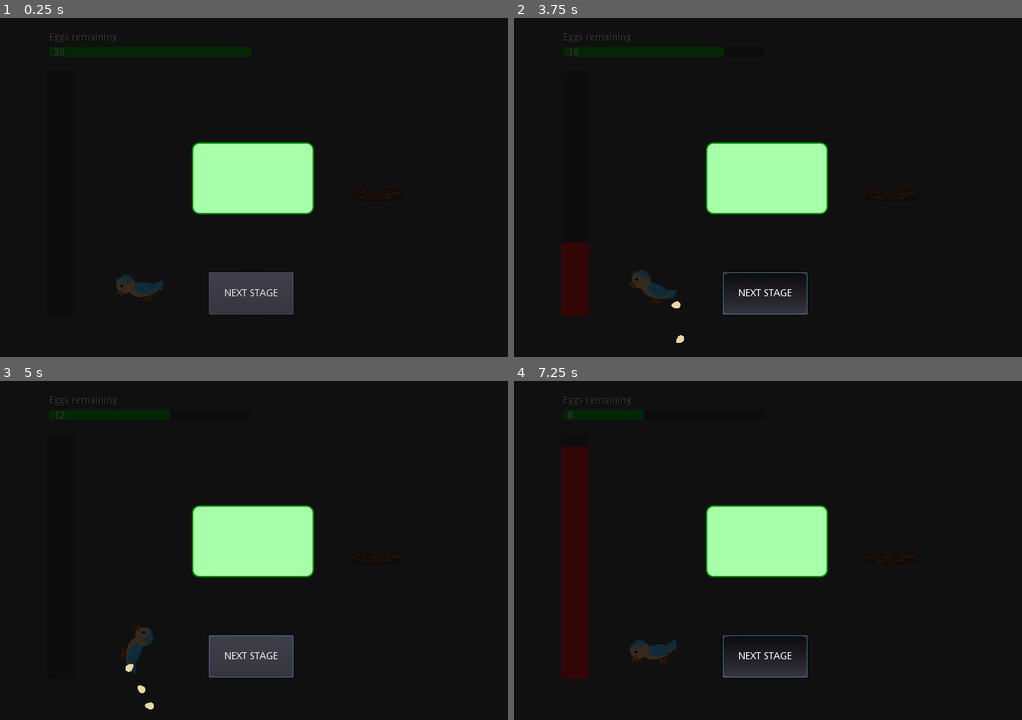
Above: before the commit, frames 1-4 (two rows, left to right).
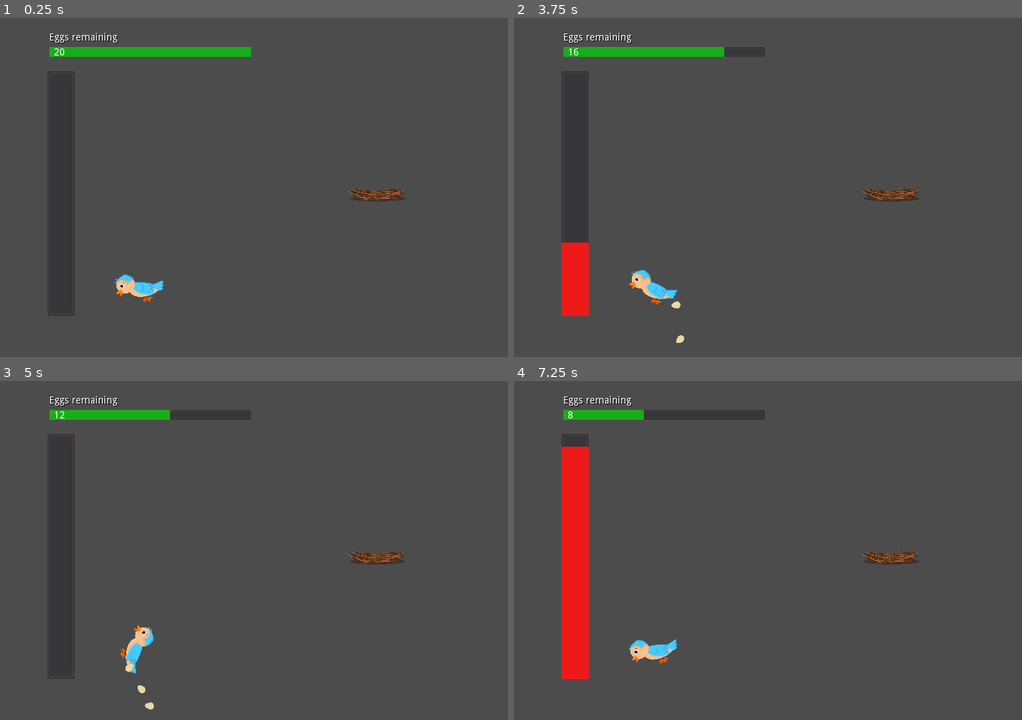
Above: after the commit, the same moments.

Repository: benfernandes/gamejam-august-2020
Game: Godot game, scene res://yeeter/yeeter.tscn
The game is run twice, just before and just after one commit, with the same random seed, the same clock (stepped at 60 frames per second) and the same inputs. This scene is started directly instead of the project's main scene.
Inputs (mouse positions are in pixels of both pictures, inside the frame that each line leads up to):
- Up to frame 1 (0.25 s): no input
- Up to frame 2 (3.75 s): click (762, 292) at 0.5 s, where only the run before the commit has a clickable "NEXT STAGE"; click (762, 292) at 1.25 s, where only the run before the commit has a clickable "NEXT STAGE"; tap Enter at 2 s; move the mouse to (879, 170) at 2.02 s; hold Right (ui_right) 2.03-2.78 s; hold Space (flap) 2.03-2.78 s; click (879, 170) at 2.17 s; move the mouse to (666, 204) at 2.77 s; hold Left (ui_left) 2.78-3.53 s; tap Space (flap) at 2.85, 3.02, 3.32 s; move the mouse to (818, 112) at 3.52 s; hold Right (ui_right) from 3.53 s (still down); hold Space (flap) from 3.53 s (still down)
- Up to frame 3 (5 s): keep holding Right (ui_right); move the mouse to (228, 618) at 4.27 s; release Space (flap) at 4.28 s; tap Space (flap) at 4.35, 4.52, 4.82 s; click (228, 618) at 4.42 s
- Up to frame 4 (7.25 s): move the mouse to (920, 601) at 5.02 s; release Right (ui_right) at 5.03 s; hold Space (flap) 5.03-5.78 s; hold Left (ui_left) from 5.03 s (still down); move the mouse to (615, 499) at 5.77 s; tap Space (flap) at 5.85, 6.02, 6.32 s; move the mouse to (793, 550) at 6.52 s; hold Space (flap) from 6.53 s (still down); click (793, 550) at 6.67 s

The runs differ from the first frame. In frame 1, 98% of the frame differs, in the area x 0-100%, y 0-100%; in frame 2, 100%; in frame 3, 98%; in frame 4, 100%.
Error in both runs: Invalid operands 'String' and 'Nil' in operator '+'. (res://yeeter/yeeter.gd:31)

Commit message:
Other various fixes

Diff:
--- a/Main.gd
+++ b/Main.gd
@@ -25,85 +25,86 @@
 	$EggYeeterButton.hide()
 	$FlappyBirdTextBox.hide()
 	$FlappyBirdButton.hide()
-	$EggHatchTextBox.hide()
 
 func _on_main_start_game():
-	start_flappy_bird()
+	start_flappy_scene()
 
-# Running Flappy Bird Game
-func start_flappy_bird():
+# Running Flappy Bird scene
+func start_flappy_scene():
 	$FlappyBirdTextBox.show()
 	$FlappyBirdButton.show()
 	flappy_bird_instance = flappy_bird.instance()
 	flappy_bird_instance.difficulty = current_difficulty
-	flappy_bird_instance.connect("game_finished", self, "_on_game_finished")
+	flappy_bird_instance.connect("scene_finished", self, "_on_scene_finished")
 
 func _on_FlappyBirdButton_pressed():
 	hide_main_screen()
 	add_child(flappy_bird_instance)
 
-# Running Memory Game
-func start_memory_game():
+# Running Memory scene
+func start_memory_scene():
 	$MemoryGameTextBox.show()
 	$MemoryGameButton.show()
 	memory_game_instance = memory_game.instance()
 	memory_game_instance.difficulty = current_difficulty
-	memory_game_instance.connect("game_finished", self, "_on_game_finished")
+	memory_game_instance.connect("scene_finished", self, "_on_scene_finished")
 
 func _on_MemoryGameButton_pressed():
 	hide_main_screen()
 	add_child(memory_game_instance)
 
-# Running Yeeter Game
-func start_yeeter_game():
+# Running Yeeter scene
+func start_yeeter_scene():
 	$EggYeeterTextBox.show()
 	$EggYeeterButton.show()
 	egg_yeeter_game_instance = egg_yeeter_game.instance()
 	egg_yeeter_game_instance.difficulty = current_difficulty
-	egg_yeeter_game_instance.connect("game_finished", self, "_on_game_finished")
+	egg_yeeter_game_instance.connect("scene_finished", self, "_on_scene_finished")
 
 func _on_EggYeeterButton_pressed():
 	hide_main_screen()
 	add_child(egg_yeeter_game_instance)
 
+# Running Hatching scene
+func start_hatch_scene():
+	hide_main_screen()
+	hatch_scene_instance = hatch_scene.instance()
+	hatch_scene_instance.difficulty = current_difficulty
+	hatch_scene_instance.connect("scene_finished", self, "_on_scene_finished")
+	add_child(hatch_scene_instance)
+	hatch_scene_instance.start()
+
 # Handler for when minigames finish
-func _on_game_finished(game_name, has_won):
-	print(game_name)
-	print(has_won)
+func _on_scene_finished(game_name, has_won):
+	print(game_name + " game finished with this result: " + str(has_won))
 
 	match game_name:
 		"flappy":
 			flappy_bird_instance.queue_free()
-			start_memory_game()
+			start_memory_scene()
 		"memory":
 			memory_game_instance.queue_free()
-			start_yeeter_game()
+			start_yeeter_scene()
 		"yeeter":
 			egg_yeeter_game_instance.queue_free()
 			proceed_to_next_act()
 		"hatch":
-			start_flappy_bird()
+			hatch_scene_instance.queue_free()
+			start_flappy_scene()
 
 func proceed_to_next_act():
 	if current_act == 1:
 		current_act = 2
 		current_difficulty = "medium"
 		print("Setting difficulty to medium")
-		start_new_act()
+		start_hatch_scene()
 		return
 	elif current_act == 2:
 		current_act = 3
 		current_difficulty = "hard"
 		print("Setting difficulty to hard")
-		start_new_act()
+		start_hatch_scene()
 		return
 	elif current_act == 3:
 		print("finished")
 		# TODO: handle game finish
-
-func start_new_act():
-	hide_main_screen()
-	hatch_scene_instance = hatch_scene.instance()
-	hatch_scene_instance.difficulty = current_difficulty
-	add_child(hatch_scene_instance)
-	hatch_scene_instance.start()
--- a/flappy-bird/FlappyBirdMain.gd
+++ b/flappy-bird/FlappyBirdMain.gd
@@ -1,6 +1,6 @@
 extends Node
 
-signal game_finished(game_name, has_won)
+signal scene_finished(game_name, has_won)
 
 var difficulty
 
@@ -11,4 +11,4 @@
 	$Music.play()
 
 func game_over(has_won):
-	emit_signal("game_finished", "flappy", has_won)
+	emit_signal("scene_finished", "flappy", has_won)
--- a/hatching/Hatching.gd
+++ b/hatching/Hatching.gd
@@ -1,6 +1,6 @@
 extends Node2D
 
-signal game_finished(game_name, has_won)
+signal scene_finished(game_name, has_won)
 
 # Declare member variables here. Examples:
 # var a = 2
@@ -18,7 +18,7 @@
 	$Egg.play("default")
 
 func _on_ContinueButton_pressed():
-	emit_signal("game_finished", "hatch", true)
+	emit_signal("scene_finished", "hatch", true)
 
 func _on_Egg_animation_finished():
 	if difficulty == "easy":
--- a/hatching/Hatching.tscn
+++ b/hatching/Hatching.tscn
@@ -146,7 +146,7 @@
 rotation = 1.47863
 scale = Vector2( 0.15, 0.15 )
 frames = SubResource( 6 )
-frame = 3
+frame = 1
 playing = true
 
 [node name="MediumBird" type="AnimatedSprite" parent="Path2D/Follow"]
@@ -154,6 +154,7 @@
 rotation = 1.47863
 scale = Vector2( 0.15, 0.15 )
 frames = SubResource( 11 )
+frame = 2
 playing = true
 
 [node name="HardBird" type="AnimatedSprite" parent="Path2D/Follow"]
@@ -161,6 +162,7 @@
 rotation = 1.47863
 scale = Vector2( 0.15, 0.15 )
 frames = SubResource( 11 )
+frame = 2
 playing = true
 
 [node name="Egg" type="AnimatedSprite" parent="."]
--- a/memory/MemoryGameMain.gd
+++ b/memory/MemoryGameMain.gd
@@ -1,6 +1,6 @@
 extends Node
 
-signal game_finished(game_name, has_won)
+signal scene_finished(game_name, has_won)
 
 var number_of_matches = 0
 var max_matches = 7
@@ -57,7 +57,7 @@
 	end_timer.start()
 
 	yield(end_timer, "timeout")
-	emit_signal("game_finished", "memory", has_won)
+	emit_signal("scene_finished", "memory", has_won)
 
 func _on_SecondTicker_timeout():
 	game_time -= 1
--- a/yeeter/entities/nest/nest.tscn
+++ b/yeeter/entities/nest/nest.tscn
@@ -12,4 +12,4 @@
 texture = ExtResource( 1 )
 
 [node name="collision" type="CollisionPolygon2D" parent="."]
-polygon = PoolVector2Array( -68.3204, -13.6222, -48.3093, -3.26884, -23.336, -0.890427, 11.9835, 0.179855, 43.6164, -2.91208, 73.7536, -12.4568, 86.0433, -11.1854, 90.9169, -4.19296,  …(185 unchanged characters)…
+polygon = PoolVector2Array( -65.0135, -2.86835, -25.3906, 2.96846, 36.906, 2.63171, 73.4983, -2.41936, 86.0433, -11.1854, 90.9169, -4.19296,  …(185 unchanged characters)…
--- a/yeeter/overlays/end_overlay/end_overlay.gd
+++ /dev/null
@@ -1,6 +0,0 @@
-extends Control
-
-signal ready_to_end
-
-func _on_end_button_pressed():
-	emit_signal("ready_to_end")
--- a/yeeter/overlays/end_overlay/end_overlay.tscn
+++ /dev/null
@@ -1,54 +0,0 @@
-[gd_scene load_steps=4 format=2]
-
-[ext_resource path="res://yeeter/overlays/end_overlay/end_overlay.gd" type="Script" id=1]
-[ext_resource path="res://assets/text_container_2.png" type="Texture" id=2]
-
-[sub_resource type="StyleBoxFlat" id=1]
-bg_color = Color( 0, 0, 0, 0.784314 )
-
-[node name="end_overlay" type="Control"]
-anchor_right = 1.0
-anchor_bottom = 1.0
-script = ExtResource( 1 )
-__meta__ = {
-"_edit_group_": true,
-"_edit_use_anchors_": false
-}
-
-[node name="background_blur" type="Panel" parent="."]
-margin_right = 720.0
-margin_bottom = 480.0
-custom_styles/panel = SubResource( 1 )
-__meta__ = {
-"_edit_use_anchors_": false
-}
-
-[node name="end_button" type="Button" parent="."]
-margin_left = 296.0
-margin_top = 360.0
-margin_right = 416.0
-margin_bottom = 420.0
-text = "NEXT STAGE"
-
-[node name="end_message_container" type="TextureRect" parent="."]
-margin_left = 272.0
-margin_top = 176.0
-margin_right = 445.0
-margin_bottom = 278.0
-texture = ExtResource( 2 )
-__meta__ = {
-"_edit_use_anchors_": false
-}
-
-[node name="end_message" type="Label" parent="end_message_container"]
-margin_left = 13.0
-margin_top = 8.0
-margin_right = 159.0
-margin_bottom = 94.0
-custom_colors/font_color = Color( 0, 0, 0, 1 )
-align = 1
-valign = 1
-__meta__ = {
-"_edit_use_anchors_": false
-}
-[connection signal="pressed" from="end_button" to="." method="_on_end_button_pressed"]
--- a/yeeter/yeeter.gd
+++ b/yeeter/yeeter.gd
@@ -1,6 +1,6 @@
 extends Control
 
-signal game_finished(game_name, has_won)
+signal scene_finished(game_name, has_won)
 
 var no_eggs_remaining = false
 var is_finished = false
@@ -29,7 +29,6 @@
 
 func _ready():
 	print("Yeeter difficulty: " + difficulty)
-	$end_overlay.hide()
 	match difficulty:
 		"easy":
 			config = easy_config
@@ -52,19 +51,9 @@
 			return
 
 	if no_eggs_remaining:
-		emit_signal("game_finished", "yeeter", true)
-		#is_finished = true
-		#$end_overlay/end_message_container/end_message.text = "You scored: " + str(eggs.size()) + "/" + str(target_eggs)
+		var won = eggs.size() >= target_eggs
+		emit_signal("scene_finished", "yeeter", won)
 
 # Triggered when the user runs out of eggs
 func _on_remaining_none_remaining():
 	no_eggs_remaining = true
-
-# Transition from end screen to home screen
-func _on_end_overlay_ready_to_end():
-	var eggs = get_tree().get_nodes_in_group("eggs")
-	var game_won = eggs.size() >= target_eggs
-	emit_signal("game_finished", "yeeter", game_won)
-
-func _on_yeeter_game_finished():
-	$end_overlay.show()
--- a/yeeter/yeeter.tscn
+++ b/yeeter/yeeter.tscn
@@ -1,11 +1,10 @@
-[gd_scene load_steps=7 format=2]
+[gd_scene load_steps=6 format=2]
 
 [ext_resource path="res://yeeter/yeeter.gd" type="Script" id=1]
 [ext_resource path="res://yeeter/entities/nest/nest.tscn" type="PackedScene" id=2]
 [ext_resource path="res://yeeter/entities/power_bar/power_bar.tscn" type="PackedScene" id=3]
 [ext_resource path="res://yeeter/entities/remaining/remaining.tscn" type="PackedScene" id=4]
 [ext_resource path="res://yeeter/entities/bird_cannon/bird_cannon.tscn" type="PackedScene" id=5]
-[ext_resource path="res://yeeter/overlays/end_overlay/end_overlay.tscn" type="PackedScene" id=7]
 
 [node name="yeeter" type="Control"]
 anchor_right = 1.0
@@ -40,10 +39,6 @@
 [node name="nest" parent="." instance=ExtResource( 2 )]
 position = Vector2( 534.073, 248.559 )
 scale = Vector2( 0.402234, 0.402234 )
-
-[node name="end_overlay" parent="." instance=ExtResource( 7 )]
-[connection signal="game_finished" from="." to="." method="_on_yeeter_game_finished"]
+[connection signal="none_remaining" from="remaining" to="bird_cannon" method="_on_remaining_none_remaining"]
 [connection signal="none_remaining" from="remaining" to="." method="_on_remaining_none_remaining"]
 [connection signal="none_remaining" from="remaining" to="power_bar" method="_on_remaining_none_remaining"]
-[connection signal="none_remaining" from="remaining" to="bird_cannon" method="_on_remaining_none_remaining"]
-[connection signal="ready_to_end" from="end_overlay" to="." method="_on_end_overlay_ready_to_end"]
